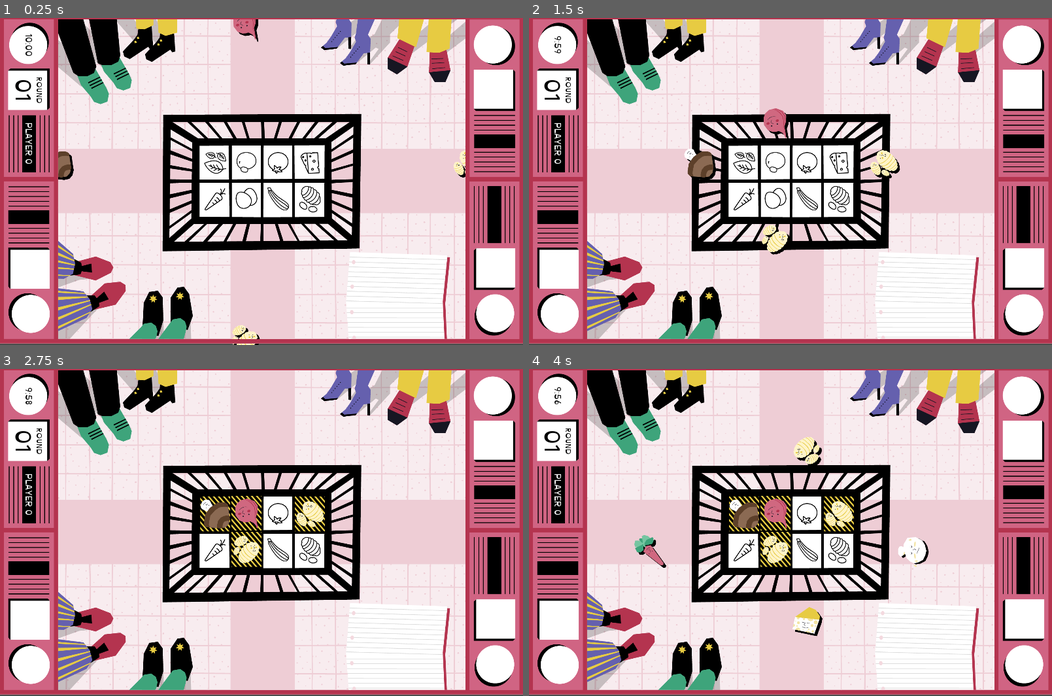
Above: before the commit, frames 1-4 (two rows, left to right).
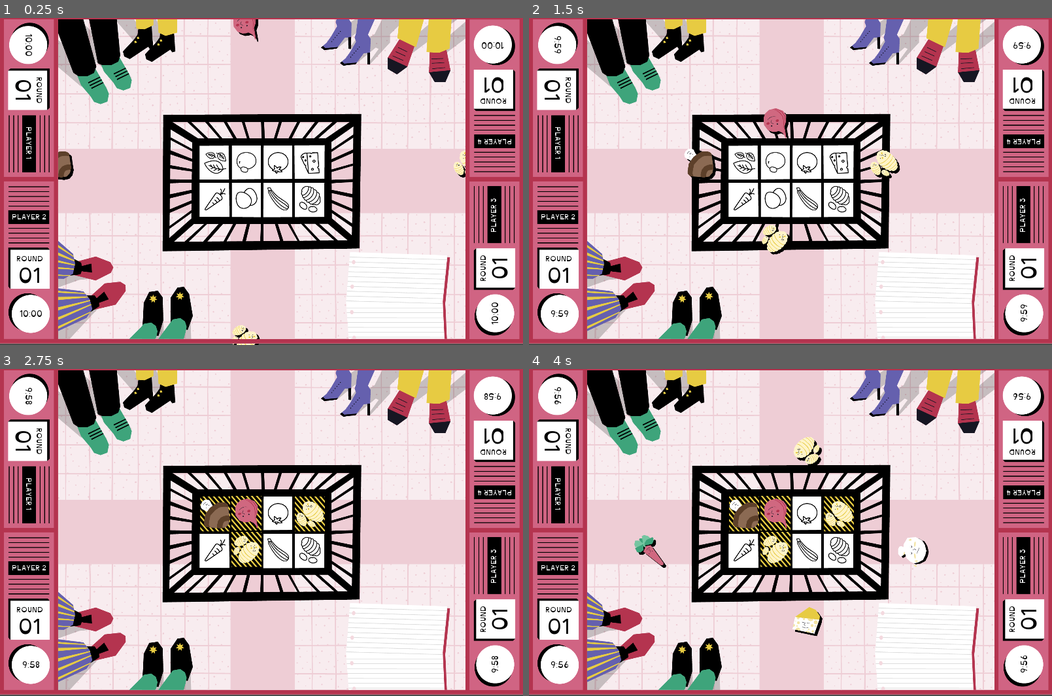
Above: after the commit, the same moments.

Repository: nuco-san/rotary_game
Game: Godot game, scene res://Scenes/Minigioco_1.tscn
Same seed, same stepped clock (60 frames per second), same inputs: the game is played once before the commit and once after it.
Inputs:
- Up to frame 1 (0.25 s): no input
- Up to frame 2 (1.5 s): no input
- Up to frame 3 (2.75 s): no input
- Up to frame 4 (4 s): no input

The runs differ from the first frame. In frame 1, 0.7% of the frame differs, in the area x 2-98%, y 7-94%; in frame 2, 0.7%; in frame 3, 0.7%; in frame 4, 0.7%.

Commit message:
implementato UI giocatori

Diff:
--- a/Scenes/Minigioco_1.tscn
+++ b/Scenes/Minigioco_1.tscn
@@ -110,7 +110,90 @@
 anchor_right = 1.0
 anchor_bottom = 1.0
 
-[node name="PlayerUI" parent="UI" instance=ExtResource( 6 )]
+[node name="PlayerUILeft" parent="UI" instance=ExtResource( 6 )]
+player_id = 1
+
+[node name="PlayerUIBottom" parent="UI" instance=ExtResource( 6 )]
+margin_top = 606.0
+margin_bottom = 1183.0
+player_id = 2
+
+[node name="TimerLabel" parent="UI/PlayerUIBottom" index="0"]
+margin_left = 48.0
+margin_top = 463.0
+margin_right = 150.0
+margin_bottom = 516.0
+rect_rotation = 0.0
+
+[node name="RoundContainer" parent="UI/PlayerUIBottom" index="1"]
+margin_left = 26.0
+margin_top = 400.0
+margin_right = 167.0
+margin_bottom = 540.0
+rect_rotation = -90.0
+
+[node name="PlayerLabel" parent="UI/PlayerUIBottom" index="2"]
+margin_left = 17.0
+margin_top = 107.0
+margin_right = 167.0
+margin_bottom = 160.0
+rect_rotation = 0.0
+
+[node name="PlayerUIRight" parent="UI" instance=ExtResource( 6 )]
+margin_left = 1725.0
+margin_top = 608.0
+margin_right = 1907.0
+margin_bottom = 1185.0
+player_id = 3
+
+[node name="TimerLabel" parent="UI/PlayerUIRight" index="0"]
+margin_left = 67.0
+margin_top = 533.0
+margin_right = 169.0
+margin_bottom = 586.0
+rect_rotation = -90.0
+
+[node name="RoundContainer" parent="UI/PlayerUIRight" index="1"]
+margin_left = 165.0
+margin_top = 387.0
+margin_right = 306.0
+margin_bottom = 527.0
+rect_rotation = 180.0
+
+[node name="PlayerLabel" parent="UI/PlayerUIRight" index="2"]
+margin_left = 64.0
+margin_top = 197.0
+margin_right = 214.0
+margin_bottom = 250.0
+rect_rotation = -90.0
+
+[node name="PlayerUITop" parent="UI" instance=ExtResource( 6 )]
+margin_left = 1725.0
+margin_top = 13.0
+margin_right = 1907.0
+margin_bottom = 590.0
+player_id = 4
+
+[node name="TimerLabel" parent="UI/PlayerUITop" index="0"]
+margin_left = 135.0
+margin_top = 118.0
+margin_right = 237.0
+margin_bottom = 171.0
+rect_rotation = 180.0
+
+[node name="RoundContainer" parent="UI/PlayerUITop" index="1"]
+margin_left = 156.0
+margin_top = 183.0
+margin_right = 297.0
+margin_bottom = 323.0
+rect_rotation = 90.0
+
+[node name="PlayerLabel" parent="UI/PlayerUITop" index="2"]
+margin_left = 166.0
+margin_top = 471.0
+margin_right = 316.0
+margin_bottom = 524.0
+rect_rotation = 180.0
 
 [editable path="TrackManagerLeft"]
 [editable path="TrackManagerRight"]
@@ -122,3 +205,7 @@
 [editable path="TrackManagerBottom"]
 [editable path="TrackManagerBottom/FoodTrack_1"]
 [editable path="TrackManagerBottom/FoodTrack_2"]
+[editable path="UI/PlayerUILeft"]
+[editable path="UI/PlayerUIBottom"]
+[editable path="UI/PlayerUIRight"]
+[editable path="UI/PlayerUITop"]
--- a/Scenes/PlayerUI.tscn
+++ b/Scenes/PlayerUI.tscn
@@ -13,6 +13,10 @@
 
 [sub_resource type="DynamicFont" id=4]
 size = 80
+font_data = ExtResource( 1 )
+
+[sub_resource type="DynamicFont" id=5]
+size = 28
 font_data = ExtResource( 1 )
 
 [node name="PlayerUI" type="Control"]
@@ -72,7 +76,7 @@
 margin_right = 265.0
 margin_bottom = 432.0
 rect_rotation = 90.0
-custom_fonts/font = SubResource( 2 )
+custom_fonts/font = SubResource( 5 )
 text = "Player 1"
 align = 1
 valign = 1
Not shown: 1 places in Scenes/PlayerUI.tscn that only renumber resources
